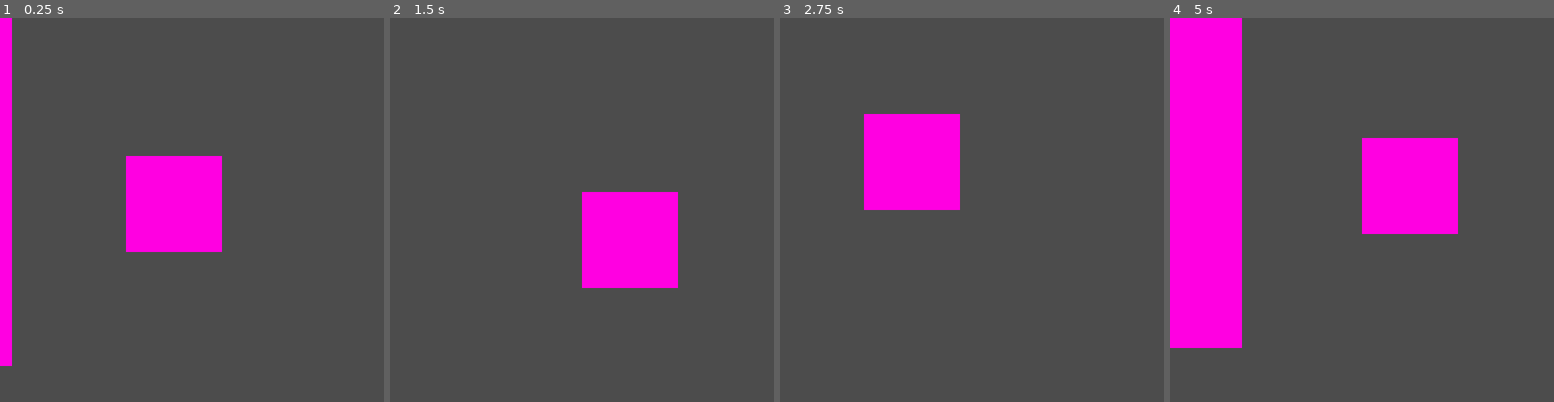
Above: before the commit, frames 1-4 (left to right).
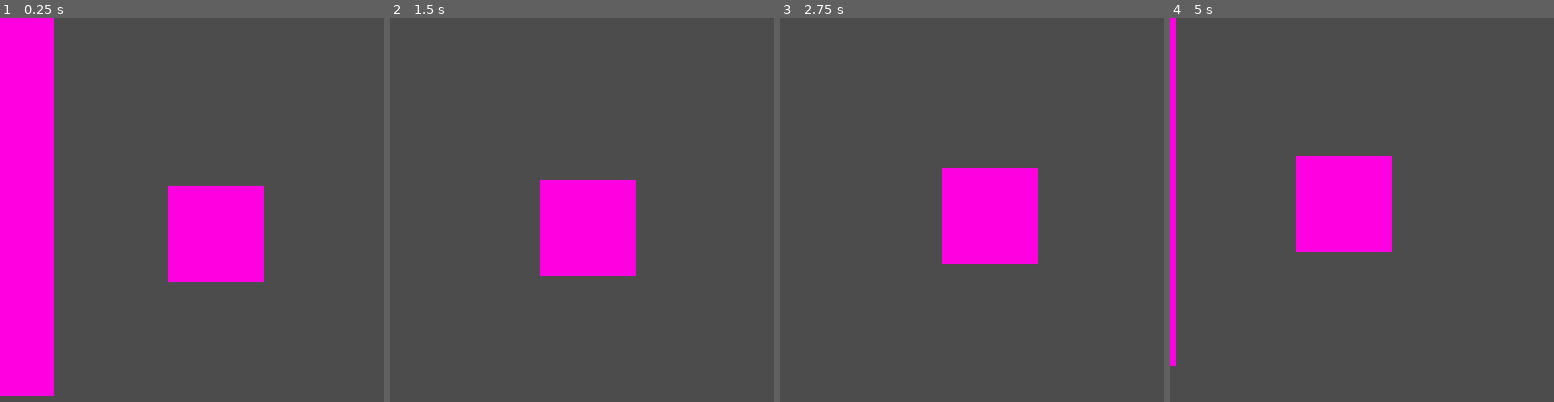
Above: after the commit, the same moments.

Repository: lospec/lowresjam2020
Game: Godot game, scene res://Camera/Camera.tscn
Two runs of this game, one before a commit and one after it. Both use one fixed random seed, a clock stepped at 60 frames per second and the inputs below. This scene is started directly instead of the project's main scene.
Inputs:
- Up to frame 1 (0.25 s): no input
- Up to frame 2 (1.5 s): hold D (player_move_right) 0.53-1.28 s; hold S (player_move_down) from 1.28 s (still down)
- Up to frame 3 (2.75 s): release S (player_move_down) at 2.03 s; hold D (player_move_right) from 2.03 s (still down)
- Up to frame 4 (5 s): release D (player_move_right) at 2.78 s; hold W (player_move_up) 2.78-3.53 s; hold A (player_move_left) from 3.53 s (still down)

The runs differ from the first frame. In frame 1, 19% of the frame differs, in the area x 0-69%, y 0-99%; in frame 2, 6.3%; in frame 3, 11%; in frame 4, 24%, in the area x 0-75%, y 0-91%.

Commit message:
Fixed leftover bug
Found the exact moment when the leftover vec has to be reset to (0, 0)

Diff:
--- a/Camera/CameraController.gd
+++ b/Camera/CameraController.gd
@@ -4,7 +4,7 @@
 
 const Utility = preload("../Utility/Utility.gd")
 const SMOOTH_SPEED = 5
-const SPEED = 15
+const SPEED = 10
 
 var vertical_movement_enabled = true
 var horizontal_movement_enabled = true
@@ -40,15 +40,15 @@
 		else:
 			difference.x = 0
 
-		# Adding to the leftover vec
-		leftover += difference * SMOOTH_SPEED * delta
+		# Multiplying the difference for delta time and smoothspeed
+		difference *= SMOOTH_SPEED * delta
 		# Setting the position
-		global_position = (global_position + leftover).round()
+		global_position = (global_position + difference + leftover).round()
 
-		# Checking if I have to reset the leftover vec
-
-
-
-# Called every frame. 'delta' is the elapsed time since the previous frame.
-#func _process(delta):
-#	pass
+		# If I didn't move, I still have a leftover movement
+		if global_position.distance_to(current_position) < 0.01:
+			# Adding to the leftover vec
+			leftover += difference
+		# If I moved, I have to reset the leftover vec
+		else:
+			leftover = Vector2(0, 0)
--- a/Player/PlayerController.gd
+++ b/Player/PlayerController.gd
@@ -4,13 +4,23 @@
 
 const SPEED = 20
 
+var movement_leftover = Vector2(0, 0)
+
 func _process(delta):
-	global_position += Vector2(
+	var current_position = global_position
+	var movement = Vector2(
 		Input.get_action_strength("player_move_right") -
 		Input.get_action_strength("player_move_left"),
 		Input.get_action_strength("player_move_down") -
 		Input.get_action_strength("player_move_up")
 	) * delta * SPEED
+
+	global_position = (global_position + movement + movement_leftover).round()
+
+	if current_position.distance_to(global_position) < 0.01:
+		movement_leftover += movement
+	else:
+		 movement_leftover = Vector2(0, 0)
 
 
 
